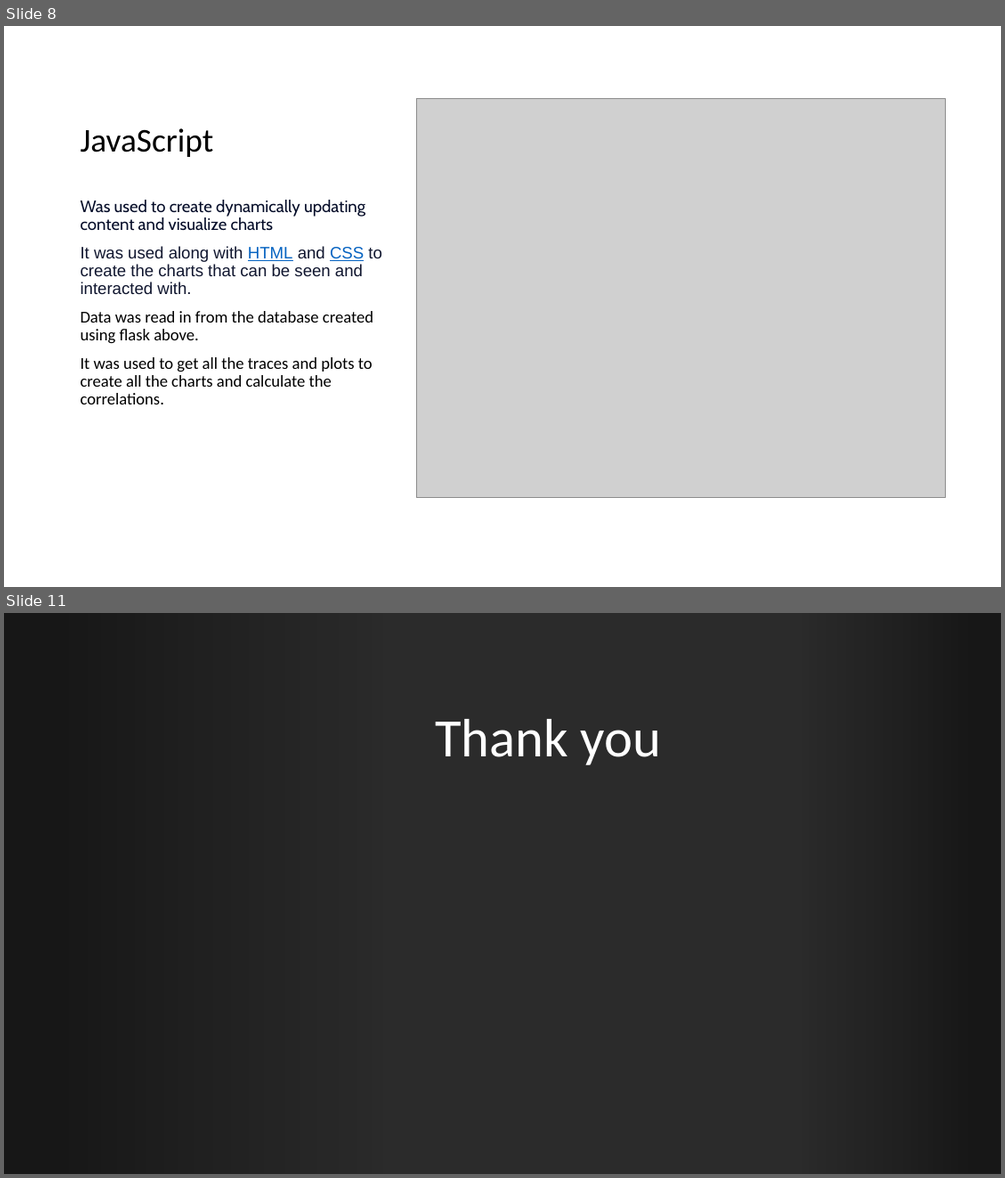
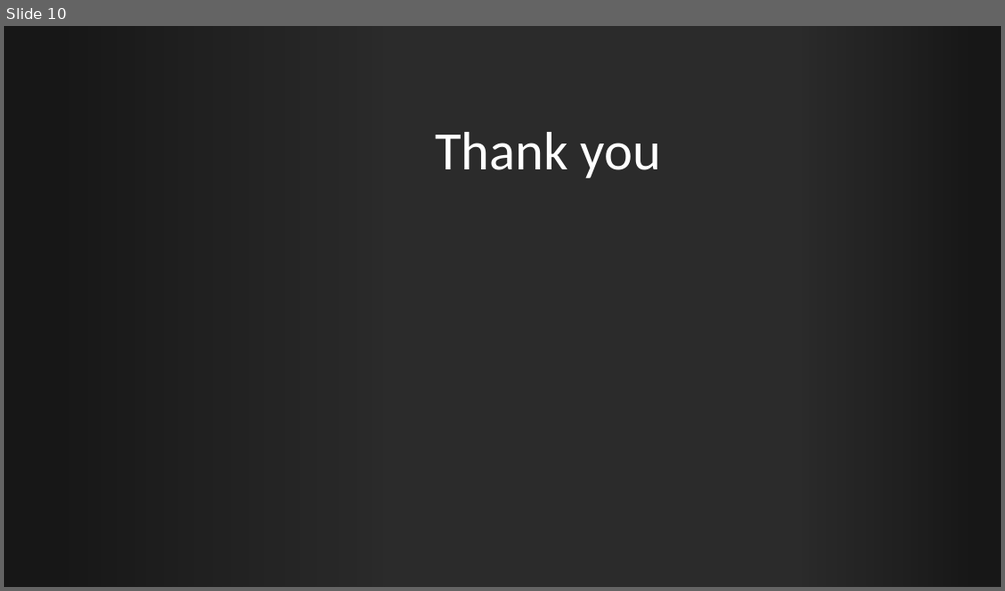
Before and after one commit to oli124/Project3_OliverK_UfuomaA, a slide deck: Project 3 Oliver King and Ufuoma Atakere-ufilolo.pptx. Shown one above the other, each under a label of ours: slides 8 and 11 before the commit, slide 10 after it; the slides between them are not shown. The pictures are 1005x1178 and 1005x591 pixels, drawn with LibreOffice and Linux fonts; fonts in the diff are those of the drawing; grey boxes stand for pictures; background and template pictures are left out; a plain dark background stands for a picture behind light text. Boxes give left, top, right and bottom in pixels: in the first picture for what was removed or moved away, otherwise in the second. Text is boxed around its words. In the diff, an @@ line names an element or a change of style, - is before the commit and + after.

```diff
--- a/Project 3 Oliver King and Ufuoma Atakere-ufilolo.pptx
+++ b/Project 3 Oliver King and Ufuoma Atakere-ufilolo.pptx
@@ slide 8 removed at [4, 26, 1001, 587], background #FFFFFF @@
@@ picture removed at [417, 99, 946, 497] @@
@@ title removed at [81, 128, 214, 157] @@
-JavaScript
@@ text removed at [81, 200, 382, 404] @@
-Was used to create dynamically updating content and visualize charts
-It was used along with HTML and CSS to create the charts that can be seen and interacted with.
-Data was read in from the database created using flask above.
-It was used to get all the traces and plots to create all the charts and calculate the correlations.
@@ what was slide 11 is now slide 10 @@
```
Also in this commit, not shown: 6 slides changed, 2 slides added, 2 other slides removed, 1 other file.
